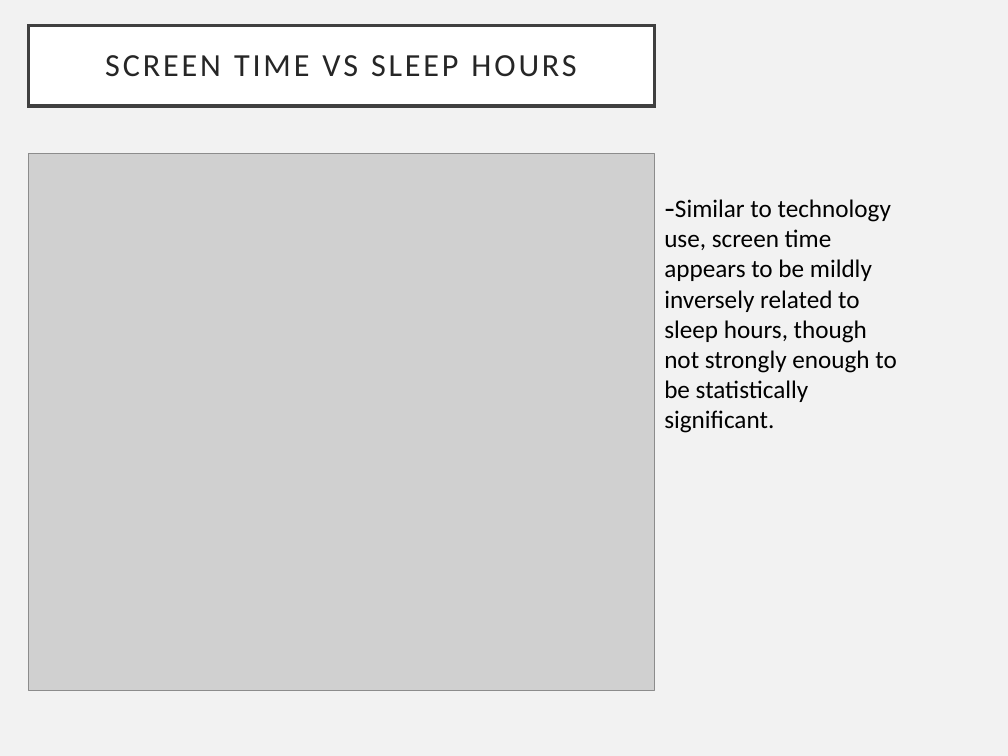
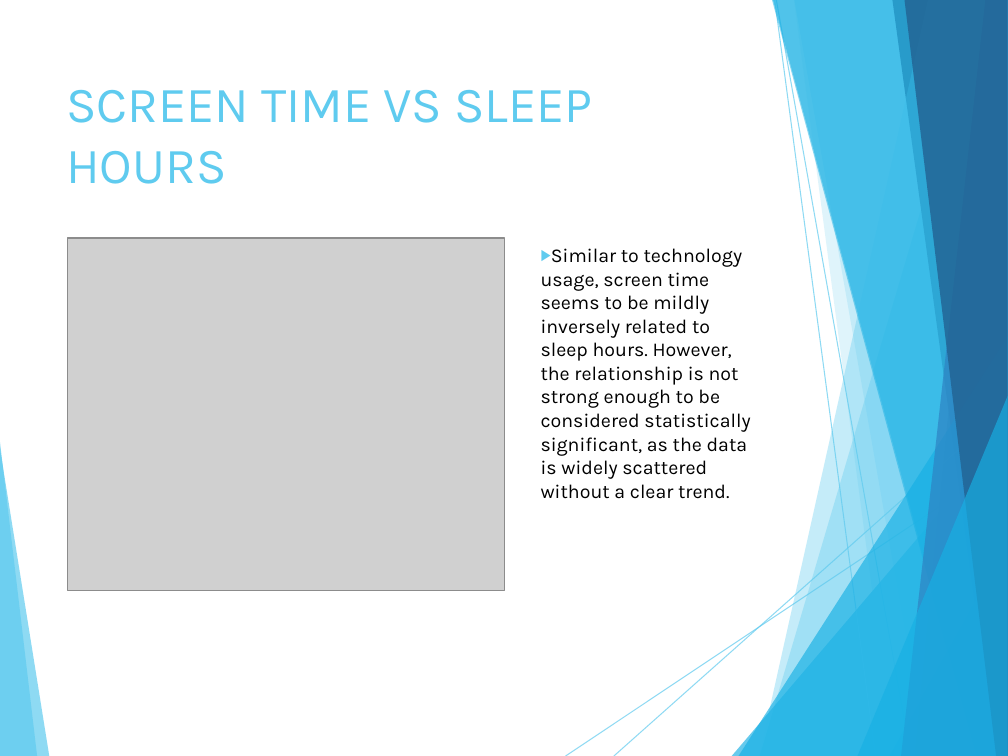
Before and after one commit to nisaakan/DSA210-Project, a slide deck: slide 7 of Nisa KAN Tech_Usage_Visual_Analysis_Presentation.pptx. Drawn at 1008x756 pixels with LibreOffice and Linux fonts; fonts in the diff are those of the drawing; grey boxes stand for pictures. Boxes give left, top, right and bottom in pixels: in the first picture for what was removed or moved away, otherwise in the second. Text is boxed around its words. In the diff, an @@ line names an element or a change of style, - is before the commit and + after.

```diff
--- a/Nisa KAN Tech_Usage_Visual_Analysis_Presentation.pptx
+++ b/Nisa KAN Tech_Usage_Visual_Analysis_Presentation.pptx
@@ background #F2F2F2 to #FFFFFF @@
@@ title "SCREEN TIME VS SLEEP HOURS": place and size @@
-title "SCREEN TIME VS SLEEP HOURS" at (28, 25, 654, 106)
+title "SCREEN TIME VS SLEEP HOURS" at (66, 90, 592, 184)
@@ title "SCREEN TIME VS SLEEP HOURS" at (66, 90, 592, 184): size 23 to 36 pt, font Calibri to Karla, text colour #262626 to #5FCBEF, letter spacing 2 to 0 pt; alignment centre to left; line spacing 0.9 to 1; vertical alignment middle to top; fill #FFFFFF to none; outline #404040 2.5 pt to none @@
@@ picture removed at (28, 153, 654, 689) @@
@@ picture added at (68, 238, 504, 591) @@
@@ text at (541, 248, 750, 499): text changed; size 18 to 14 pt; font Calibri to Karla @@
--Similar to technology use, screen time appears to be mildly inversely related to sleep hours, though not strongly enough to be statistically significant.
+▶ Similar to technology usage, screen time seems to be mildly inversely related to sleep hours. However, the relationship is not strong enough to be considered statistically significant, as the data is widely scattered without a clear trend.
@@ group added at (0, 0, 1008, 756): 5 freeform shapes, 3 triangles, 2 lines @@
@@ group added at (0, 0, 1008, 756): 8 freeform shapes, 2 lines @@
```
Also in this commit, not shown: 9 other slides changed, 3 slides added.
